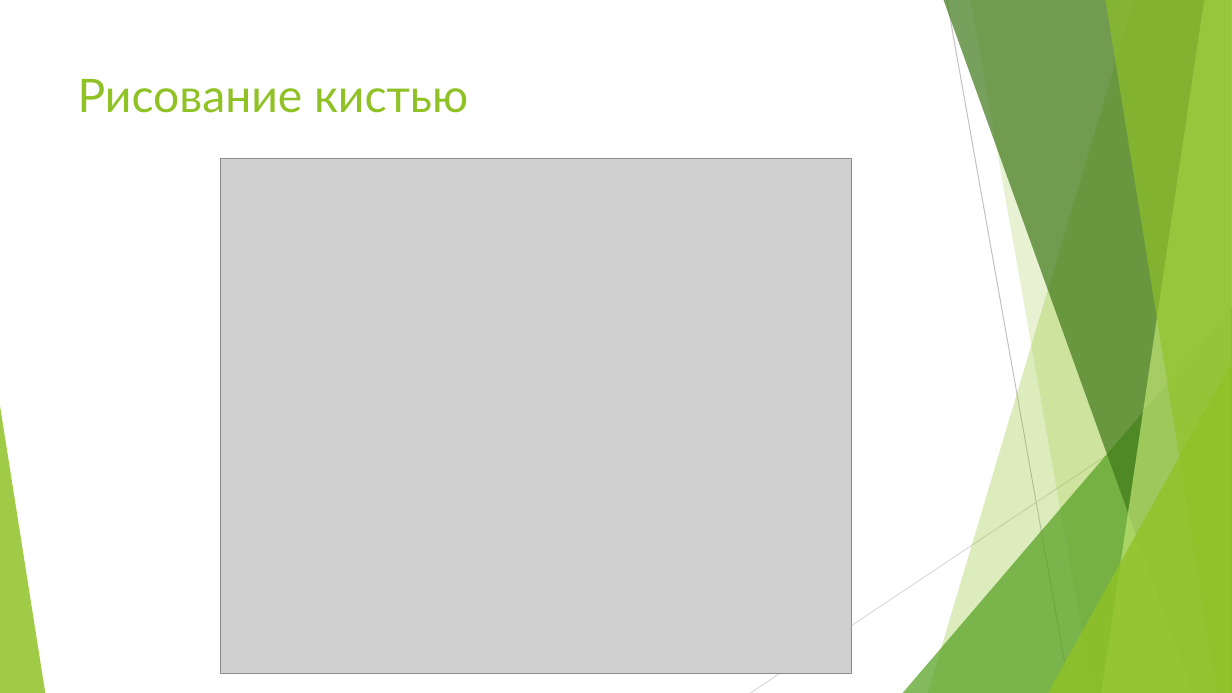
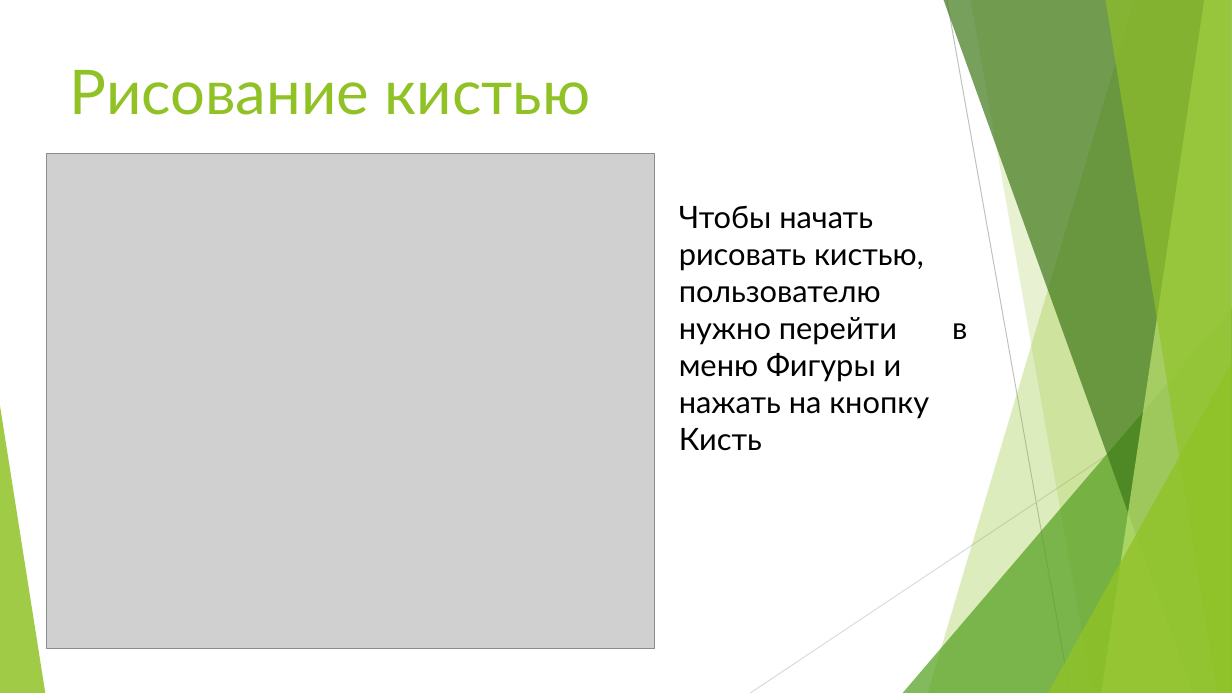
Before and after one commit to Fazam-coder/graphics_editor, a slide deck: slide 2 of Презентация QT.pptx. Drawn at 1232x693 pixels with LibreOffice and Linux fonts; fonts in the diff are those of the drawing; grey boxes stand for pictures. Boxes give left, top, right and bottom in pixels: in the first picture for what was removed or moved away, otherwise in the second. Text is boxed around its words. In the diff, an @@ line names an element or a change of style, - is before the commit and + after.

Commit message:
Реализованы все фигуры, форма о программе, изменение цвета и толщины, презентация и пояснительная записка

```diff
--- a/Презентация QT.pptx
+++ b/Презентация QT.pptx
@@ title "Рисование кистью": place and size @@
-title "Рисование кистью" at [78,79,468,113]
+title "Рисование кистью" at [70,70,590,115]
@@ title "Рисование кистью" at [70,70,590,115]: size 36 to 48 pt @@
@@ picture: place and size @@
-picture at [220,158,851,673]
+picture at [46,153,655,649]
@@ text added at [679,206,967,451], 24 pt, text #000000 @@
+Чтобы начать рисовать кистью, пользователю нужно перейти в меню Фигуры и нажать на кнопку Кисть
```
Also in this commit, not shown: 6 other slides changed, 1 slide added, 1 slide removed, 12 other files.
